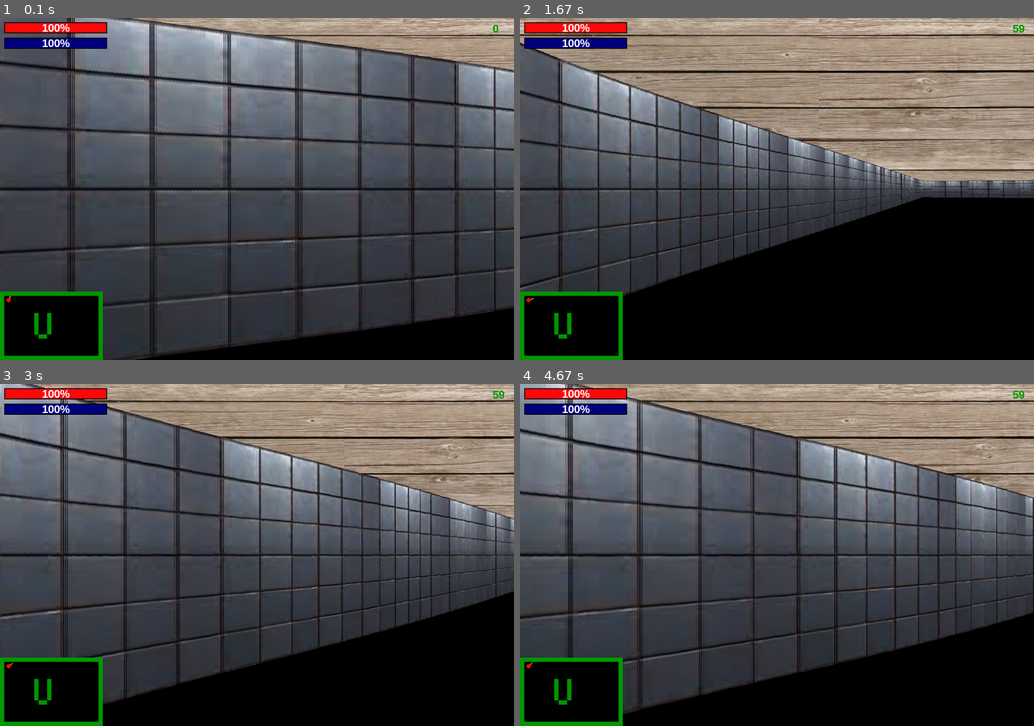
Above: before the commit, frames 1-4 (two rows, left to right).
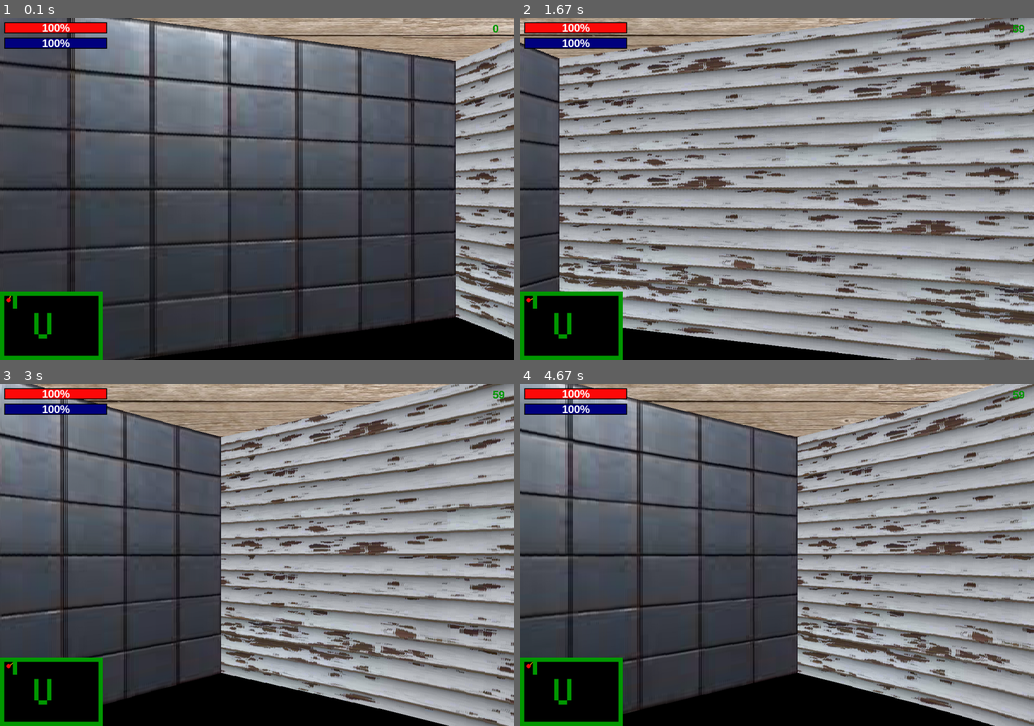
Above: after the commit, the same moments.

Repository: LorezV/pygame-evill-stuff
Game: pygame game, started from main.py
Same seed, same stepped clock (60 frames per second), same inputs: the game is played once before the commit and once after it.
Inputs (mouse positions are in pixels of both pictures, inside the frame that each line leads up to):
- Up to frame 1 (0.1 s): no input
- Up to frame 2 (1.67 s): hold Right 0.33-0.8 s; move the mouse to (756, 202) at 0.37 s; hold Right 0.83-1.3 s; move the mouse to (941, 178) at 0.87 s; hold Left from 1.33 s (still down); move the mouse to (653, 192) at 1.37 s
- Up to frame 3 (3 s): release Left at 1.87 s; hold Left 1.9-2.3 s; move the mouse to (97, 503) at 1.93 s; hold Right 2.33-2.97 s; move the mouse to (334, 435) at 2.37 s
- Up to frame 4 (4.67 s): hold Left 3-3.47 s; move the mouse to (838, 585) at 3.03 s; hold Right 3.5-3.97 s; move the mouse to (787, 438) at 3.53 s; hold Right 4-4.47 s; move the mouse to (591, 544) at 4.03 s; hold Left from 4.5 s (still down); move the mouse to (782, 589) at 4.53 s

The runs differ from the first frame. In frame 1, 8.5% of the frame differs, in the area x 2-100%, y 6-94%; in frame 2, 80%, in the area x 2-100%, y 0-100%; in frame 3, 47%; in frame 4, 38%.

Commit message:
Bug fix and add sprites for slender animation

Diff:
--- a/main.py
+++ b/main.py
@@ -28,7 +28,7 @@
             terminate()
     drawer.background(player.ang)
     walls = drawer.ray_casting(player, player.pos, player.ang)
-    drawer.world(walls + [obj.object_locate(player, walls) for obj in
+    drawer.world(walls + [obj.object_locate(player) for obj in
                           sprites.objects_list])
     drawer.fps(clock)
     drawer.mini_map(player)
--- a/modules/Player.py
+++ b/modules/Player.py
@@ -31,7 +31,8 @@
         return self.angle
 
     def detect_collision(self, dx, dy):
-        self.rect = pygame.Rect(self.x - self.side // 2, self.y - self.side // 2, self.side, self.side)
+        self.rect = pygame.Rect(self.x - self.side // 2,
+                                self.y - self.side // 2, self.side, self.side)
         next_rect = self.rect.copy()
         next_rect.move_ip(dx, dy)
         hit_indexes = next_rect.collidelistall(collision_objects)
@@ -78,8 +79,8 @@
         self.stamina = self.check_value(stamina)
 
     def movement(self):
+        self.mouse_control()
         self.keys_control()
-        self.mouse_control()
         self.angle %= DOUBLE_PI
 
     def keys_control(self):
--- a/modules/Settings.py
+++ b/modules/Settings.py
@@ -5,6 +5,7 @@
 HALF_WIDTH = WIDTH // 2
 HALF_HEIGHT = HEIGHT // 2
 PENTA_HEIGHT = 5 * HEIGHT
+DOUBLE_HEIGHT = HEIGHT * 2
 FPS = 60
 TILE = 100
 
@@ -45,6 +46,7 @@
 # sprites
 CENTER_RAY = NUM_RAYS // 2 - 1
 FAKE_RAYS = 100
+FAKE_RAYS_RANGE = NUM_RAYS - 1 + 2 * FAKE_RAYS
 
 # textures
 TEXTURE_WIDTH = 1200
--- a/modules/Sprites.py
+++ b/modules/Sprites.py
@@ -1,9 +1,21 @@
 import pygame
 from modules.Settings import *
+from collections import deque
 
 
 class Sprites:
     def __init__(self):
+        self.sprite_parametrs = {
+            'sprite_slender': {
+                'sprite': [pygame.image.load(
+                    f'data/sprites/slender/{i}.png').convert_alpha() for i in
+                           range(1, 9)],
+                'viewing_angles': True,
+                'shift': 0,
+                'scale': 1,
+                'animation': deque
+            }
+        }
         self.sprite_types = {
             'slender': [pygame.image.load(
                 f'data/sprites/slender/{i}.png').convert_alpha() for i in
@@ -26,11 +38,7 @@
             self.sprite_positions = {angle: pos for angle, pos in
                                      zip(self.sprite_angles, self.object)}
 
-    def object_locate(self, player, walls):
-        fake_walls0 = [walls[0] for i in range(FAKE_RAYS)]
-        fake_walls1 = [walls[-1] for i in range(FAKE_RAYS)]
-        fake_walls = fake_walls0 + walls + fake_walls1
-
+    def object_locate(self, player):
         dx, dy = self.x - player.x, self.y - player.y
         distance = math.sqrt(dx ** 2 + dy ** 2)
 
@@ -45,9 +53,10 @@
         distance *= math.cos(HALF_FOV - current_ray * DELTA_ANGLE)
 
         fake_ray = current_ray + FAKE_RAYS
-        if 0 <= fake_ray <= NUM_RAYS - 1 + 2 * FAKE_RAYS and \
-                distance < fake_walls[fake_ray][0]:
-            proj_height = int(PROJ_COEFF / distance * self.scale)
+        if 0 <= fake_ray <= FAKE_RAYS_RANGE and \
+                distance > 30:
+            proj_height = min(int(PROJ_COEFF / distance * self.scale),
+                              DOUBLE_HEIGHT)
             half_proj_height = proj_height // 2
             shift = half_proj_height * self.shift
 
--- a/modules/World.py
+++ b/modules/World.py
@@ -15,9 +15,9 @@
 
 matrix_map = [
     [1, 1, 1, 1, 1, 1, 1, 1, 1, 1, 1, 1, 1, 1, 1, 1, 1, 1, 1, 1, 1, 1, 1, 1],
-    [1, 0, 0, 0, 0, 0, 0, 0, 0, 0, 0, 0, 0, 0, 0, 0, 0, 0, 0, 0, 0, 0, 0, 1],
-    [1, 0, 0, 0, 0, 0, 0, 0, 0, 0, 0, 0, 0, 0, 0, 0, 0, 0, 0, 0, 0, 0, 0, 1],
-    [1, 0, 0, 0, 0, 0, 0, 0, 0, 0, 0, 0, 0, 0, 0, 0, 0, 0, 0, 0, 0, 0, 0, 1],
+    [1, 0, 0, 2, 0, 0, 0, 0, 0, 0, 0, 0, 0, 0, 0, 0, 0, 0, 0, 0, 0, 0, 0, 1],
+    [1, 0, 0, 2, 0, 0, 0, 0, 0, 0, 0, 0, 0, 0, 0, 0, 0, 0, 0, 0, 0, 0, 0, 1],
+    [1, 0, 0, 2, 0, 0, 0, 0, 0, 0, 0, 0, 0, 0, 0, 0, 0, 0, 0, 0, 0, 0, 0, 1],
     [1, 0, 0, 0, 0, 0, 0, 0, 0, 0, 0, 0, 0, 0, 0, 0, 0, 0, 0, 0, 0, 0, 0, 1],
     [1, 0, 0, 0, 0, 0, 0, 0, 2, 0, 0, 2, 0, 0, 0, 0, 0, 0, 0, 0, 0, 0, 0, 1],
     [1, 0, 0, 0, 0, 0, 0, 0, 2, 0, 0, 2, 0, 0, 0, 0, 0, 0, 0, 0, 0, 0, 0, 1],
Binary file added: data/sprites/slender_animation/attack0.png
Binary file added: data/sprites/slender_animation/attack1.png
Binary file added: data/sprites/slender_animation/attack10.png
Binary file added: data/sprites/slender_animation/attack2.png
Binary file added: data/sprites/slender_animation/attack3.png
Binary file added: data/sprites/slender_animation/attack4.png
Binary file added: data/sprites/slender_animation/attack5.png
Binary file added: data/sprites/slender_animation/attack6.png
Binary file added: data/sprites/slender_animation/attack7.png
Binary file added: data/sprites/slender_animation/attack8.png
Binary file added: data/sprites/slender_animation/attack9.png
